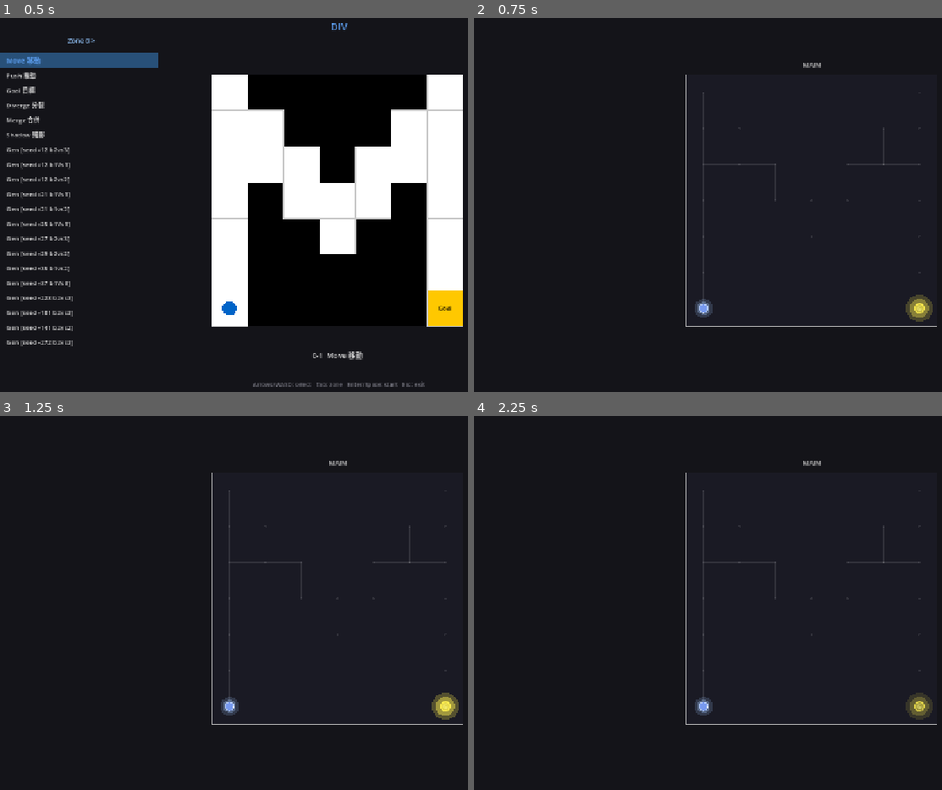
Above: before the commit, frames 1-4 (two rows, left to right).
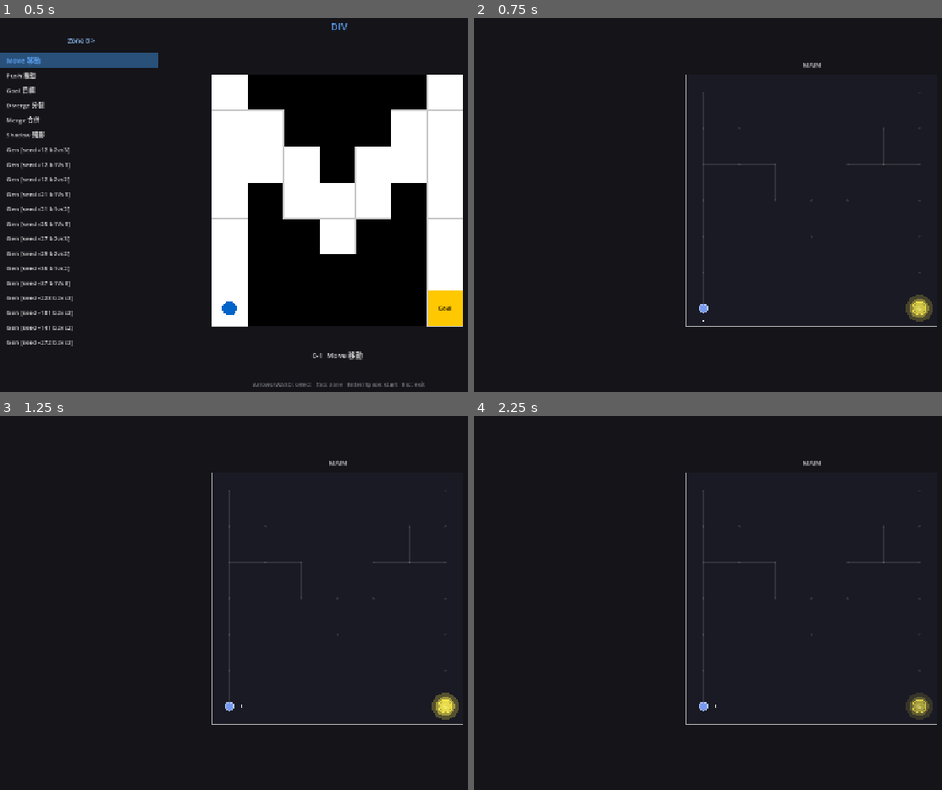
Above: after the commit, the same moments.

Repository: Periodev/DIV
Game: Godot game, scene res://scenes/main.tscn
Two runs of this game, one before a commit and one after it. Both use one fixed random seed, a clock stepped at 60 frames per second and the inputs below.
Inputs:
- Up to frame 1 (0.5 s): no input
- Up to frame 2 (0.75 s): tap Enter at 0.5 s; hold D from 0.53 s (still down); tap R at 0.6 s
- Up to frame 3 (1.25 s): keep holding D; tap Space at 0.77 s
- Up to frame 4 (2.25 s): tap Space at 1.25, 1.52 s; release D at 1.28 s; hold S 1.28-2.03 s; tap Z at 1.35 s; hold D from 2.03 s (still down); tap C at 2.1 s

Frame 1 is identical in both runs. In frame 2, 0.2% of the frame differs, in the area x 47-97%, y 75-82%; in frame 3, 0.1%; in frame 4, 0.2%, in the area x 47-97%, y 75-81%.

Commit message:
remove diffusion

Diff:
--- a/godot/scripts/GameRenderer.gd
+++ b/godot/scripts/GameRenderer.gd
@@ -103,6 +103,12 @@
 	var gpx: float = eff * gs
 	var a:   float = _spec.alpha
 
+	# Merge-preview overlay panel: no background, no terrain — entities only.
+	var is_overlay: bool = _spec.is_merge_preview and not _spec.is_focused
+	if is_overlay:
+		_draw_entities(eff, a)
+		return
+
 	# Background
 	draw_rect(Rect2(0, 0, gpx, gpx), _col(COLOR_BG, a))
 
@@ -113,18 +119,8 @@
 	# Entities
 	_draw_entities(eff, a)
 
-	# Interaction hint highlight (over entities)
-	if _peek_floor_mode:
-		_set_hint_labels_visible(false)
-	elif _spec.interaction_hint != null:
-		var ih: PresentationModel.InteractionHint = \
-				_spec.interaction_hint as PresentationModel.InteractionHint
-		if ih != null and ih.target_pos != Vector2i(-1, -1):
-			_draw_hint_highlight(ih.target_pos, ih.text, ih.color, ih.is_inset, eff, a)
-		else:
-			_set_hint_labels_visible(false)
-	else:
-		_set_hint_labels_visible(false)
+	# Interaction hint — hidden for now
+	_set_hint_labels_visible(false)
 
 	# Flash overlay
 	if _spec.flash_intensity > 0.0 and _spec.flash_pos != Vector2i(-1, -1):
@@ -289,7 +285,6 @@
 
 func _draw_switch_node(center: Vector2, NR: float, active: bool, a: float) -> void:
 	if active:
-		_draw_glow(center, NR * 2.7, Color(0.71, 0.73, 0.76), 0.35 * a)
 		_draw_diamond(center, NR * 1.5 + 6.0,
 				_col(Color(0.71, 0.73, 0.76, 1.0), a), false, 2.0)
 	_draw_diamond(center, NR * 1.5,
@@ -325,10 +320,11 @@
 	var pulse: float    = 0.6 + 0.4 * sin(_time * 2.0)
 	var cell_scale: float = eff / 80.0
 
-	_draw_glow(center, 30.0 * cell_scale, Color(1, 0.94, 0.31), 0.65 * pulse * a)
-	draw_arc(center, 10.0 * cell_scale, 0, TAU, 32,
+	if _spec.goal_active:
+		_draw_glow(center, 30.0 * cell_scale, Color(1, 0.94, 0.31), 0.65 * pulse * a)
+	draw_arc(center, 15.0 * cell_scale, 0, TAU, 32,
 			_col(Color(1, 0.94, 0.31, 0.5 + pulse * 0.4), a), 2.0)
-	draw_circle(center, 10.0 * cell_scale,
+	draw_circle(center, 15.0 * cell_scale,
 			_col(Color(1, 0.94, 0.31, 0.12 + pulse * 0.12), a))
 	_draw_center_text("G", center, int(14.0 * cell_scale), _col(Color(1, 1, 0.59, 0.9), a))
 
@@ -420,16 +416,12 @@
 		# Shadow: hollow diamond + uid-coloured text
 		var sc: Color = uid_color
 		sc.a = a
-		_draw_glow(center, NR * 1.6, uid_color, 0.10 * a)
 		_draw_diamond(center, NR, sc, false, 1.8)
 		_draw_center_text(str(ent.uid), center, font_size, sc)
 	else:
-		# Solid entity: glow + outer white ring + filled diamond + inner ring
+		# Solid entity: filled diamond + inner white ring
 		var uc: Color = uid_color
 		uc.a = a
-		_draw_glow(center, NR * 2.2, uid_color, 0.50 * a)
-		_draw_diamond(center, NR + 5.0 * cell_scale,
-				Color(1, 1, 1, 0.85 * a), false, 3.5)
 		_draw_diamond(center, NR, uc, true)
 		_draw_diamond(center, NR, Color(1, 1, 1, 0.55 * a), false, 2.0)
 		_draw_center_text(str(ent.uid), center, font_size,
@@ -453,17 +445,13 @@
 		var uid_color: Color = BOX_COLORS[(held_uid - 1) % 5]
 		var uc: Color = uid_color
 		uc.a = a
-		_draw_glow(center, NR * 2.2, uid_color, 0.50 * a)
-		_draw_diamond(center, NR + 5.0 * cell_scale,
-				Color(1, 1, 1, 0.85 * a), false, 3.5)
 		_draw_diamond(center, NR, uc, true)
 		_draw_diamond(center, NR, Color(1, 1, 1, 0.55 * a), false, 2.0)
 		_draw_center_text(str(held_uid), center, font_size,
 				Color(0.07, 0.07, 0.07, a))
 		_draw_dir_arrow(center, player.direction, NR, Color(1, 1, 1, 0.92 * a))
 	else:
-		# Empty-handed: glowing circle
-		_draw_glow(center, PR * 2.2, Color(0.63, 0.78, 1.0), 0.45 * a)
+		# Empty-handed: circle
 		draw_circle(center, PR, _col(Color(0.467, 0.600, 0.933, 1.0), a))
 		draw_arc(center, PR, 0, TAU, 24,
 				_col(Color(0.78, 0.86, 1.0, 0.75), a), 2.0)
@@ -531,7 +519,7 @@
 		origin: Vector2, dir: Vector2i,
 		base_size: float, color: Color) -> void:
 	var fdir := Vector2(float(dir.x), float(dir.y))
-	var tip   := origin + fdir * base_size * 0.85
+	var tip   := origin + fdir * base_size * 2.85
 	var as_   := base_size * 0.45
 	var perp  := Vector2(-float(dir.y), float(dir.x))
 	draw_colored_polygon(PackedVector2Array([
